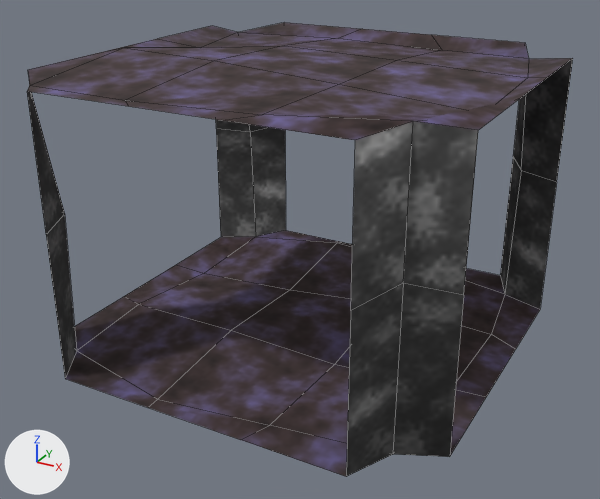
An edit to the FBX model SpookGame/Assets/Graphics/Models/Map/Cross Piece.fbx, drawn before and after from the same camera.
Camera for both pictures: a 50 mm lens placed at (3.762, -1.289, 1.33), pointed at (2.01, 1.897, -0.263). Lighting does not change. The marker at lower left points along +X, +Y and +Z. Mesh edges are drawn as thin lines.

Names of what the first picture shows: 'Cross Piece'.
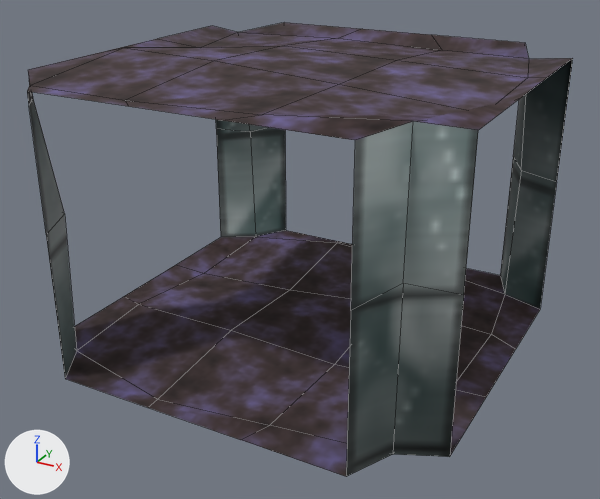
What differs and where, as boxes (x1, y1, x2, y2) in the pictures (600 x 499 px):
part 1 of me_cube_004, built on: (27, 91, 65, 234) in both
part 2 of me_cube_004, recoloured (black to grey): (46, 58, 573, 471) in both

The change, as a list of edits to the scene's bpy script:
```text
Add img_metal_png:
    img_metal_png = load_image('metal.png', '../../Textures/metal.png', 64, 64, 'sRGB')
Add mat_metal:
    mat_metal = principled_material('metal')
    mat_metal.texture = img_metal_png
Change me_cube_004:
    used by ob_cross_piece; location = (2.0, 2.0, 0.0)
    verts and faces of me_cube_004; kept vertices keep their numbers, new ones are numbered from 76
    before: 0 (-1.0, -0.7, 0.0), 1 (-1.0, -0.7, 0.6) at pixel (27, 69), 3 (-0.79, -0.8, 0.01) at pixel (64, 213), 4 (-0.79, -0.89, 0.59) at pixel (29, 85), 6 (-0.7, -1.0, 0.0) at pixel (46, 234)
    before: 7 (-0.7, -1.0, 0.6) at pixel (27, 91)
    remove me_cube_004.from_pydata(...)  # 76 vertices, 58 faces; spans x -1.0..1.0, y -1.0..1.0, z -0.74..0.65
    add me_cube_004.from_pydata(...)  # 79 vertices, 60 faces; spans x -1.0..1.0, y -1.0..1.0, z -0.74..0.65
    me_cube_004 part 1
    add delete_faces([(0, 1, 4, 3), (3, 4, 7, 6)])
    add verts[76] = (-0.79, -0.89, 0.54)  # pixel (32, 96)
    add verts[77] = (-0.7, -1.0, 0.54)  # pixel (28, 105)
    add verts[78] = (-1.0, -0.7, 0.55)  # pixel (29, 80)
    add faces += [(0, 78, 76, 3), (3, 76, 77, 6)]  # mat_metal (picture img_metal_png)
    add faces += [(4, 7, 77, 76), (1, 4, 76, 78)]  # mat_rock (picture img_rock_png)
    me_cube_004 part 2: 14 faces spanning x -1.0..1.0, y -1.0..1.0, z -0.73..0.63 switch from mat_rock (picture img_rock_png) to mat_metal (picture img_metal_png)
```
